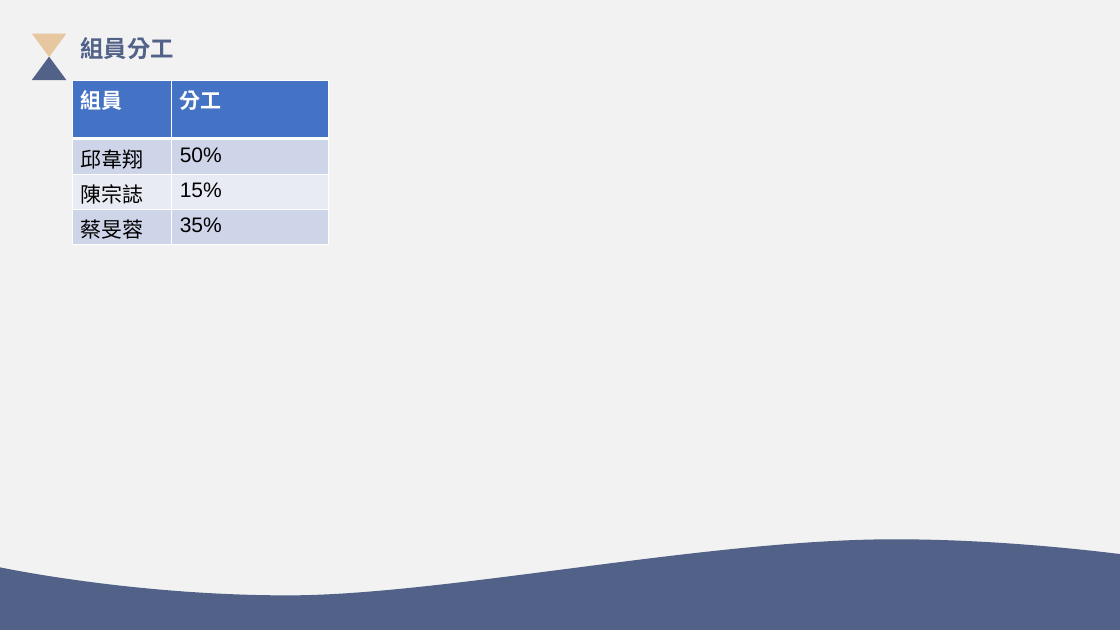
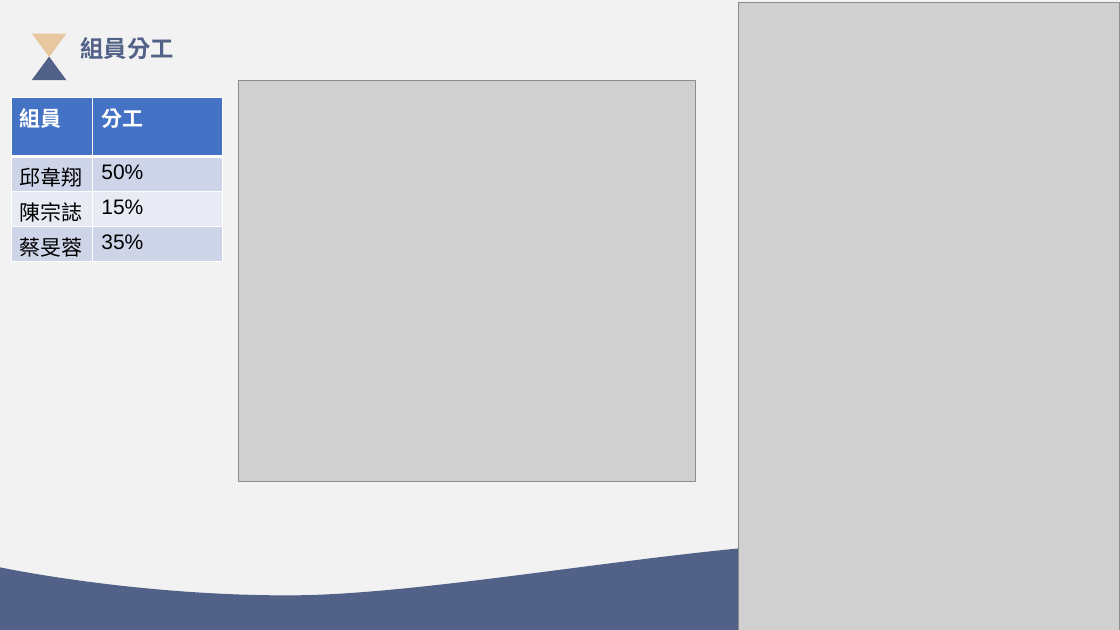
Before and after one commit to 35596035/End-of-period-project, a slide deck: slide 27 of 系統分析PPT.pptx. Drawn at 1120x630 pixels with LibreOffice and Linux fonts; fonts in the diff are those of the drawing; grey boxes stand for pictures. Boxes give left, top, right and bottom in pixels: in the first picture for what was removed or moved away, otherwise in the second. Text is boxed around its words. In the diff, an @@ line names an element or a change of style, - is before the commit and + after.

Commit message:
Final ppt

```diff
--- a/系統分析PPT.pptx
+++ b/系統分析PPT.pptx
@@ picture added at <box>739,3,1120,630</box> @@
@@ picture added at <box>239,80,695,481</box> @@
@@ table: place and size @@
-table at <box>72,80,329,244</box>
+table at <box>12,97,223,261</box>
```
